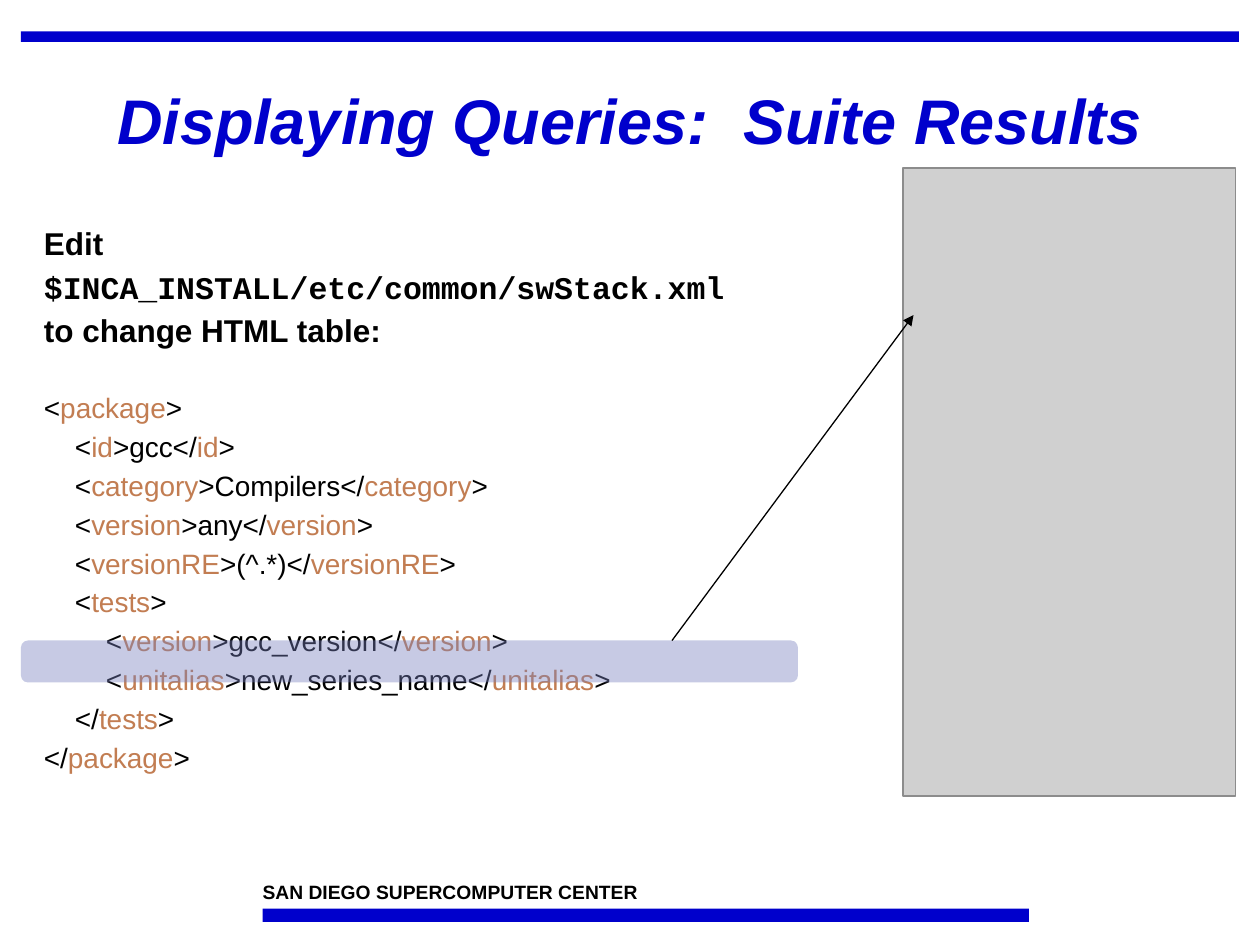
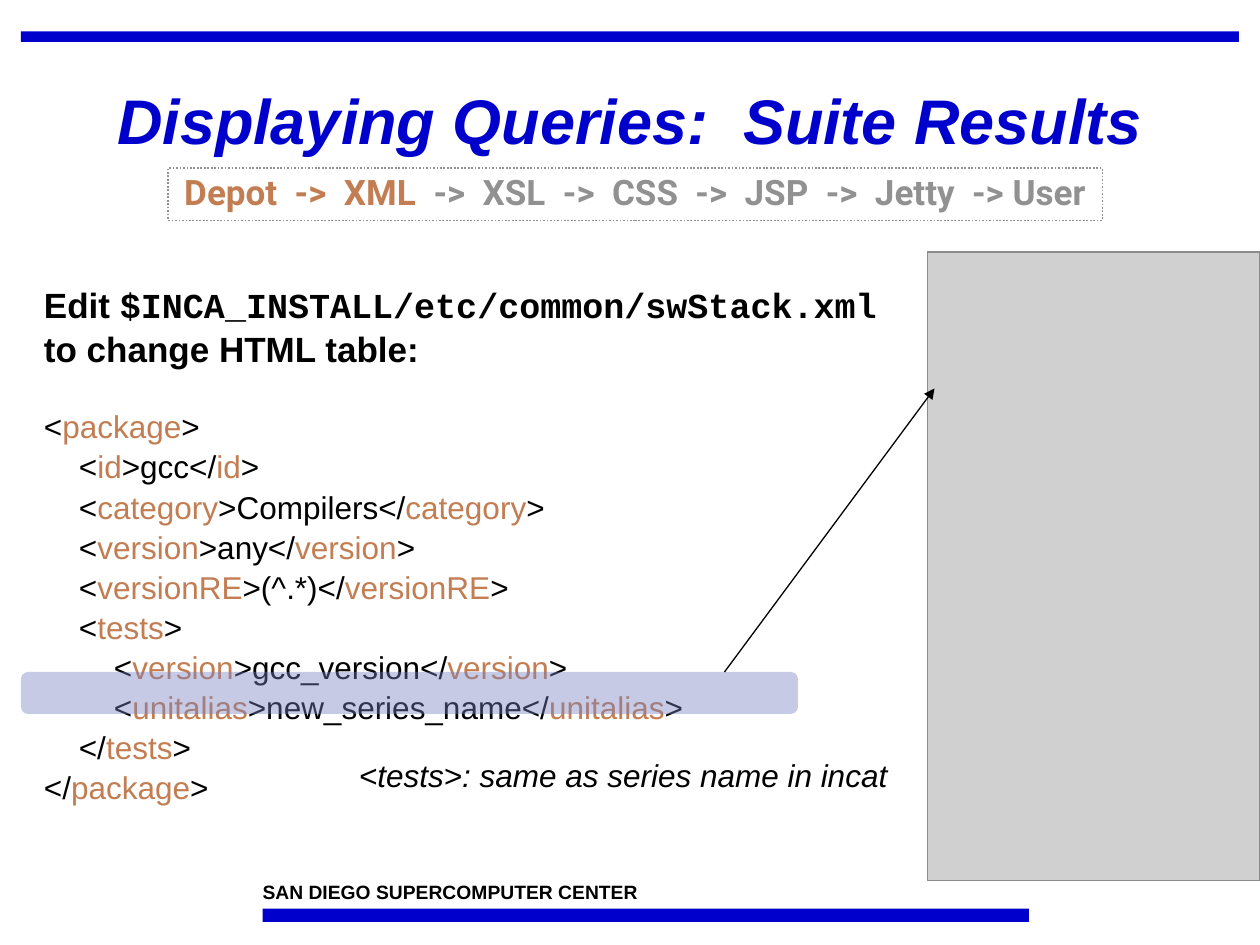
Before and after one commit to IncaProject/inca-xsede, a slide deck: slide 8 of talks/feb-06-workshop/dataConsumers.ppt (slide 11 before the commit). Drawn at 1260x945 pixels with LibreOffice and Linux fonts; fonts in the diff are those of the drawing; grey boxes stand for pictures; background and template pictures are left out. Boxes give left, top, right and bottom in pixels: in the first picture for what was removed or moved away, otherwise in the second. Text is boxed around its words. In the diff, an @@ line names an element or a change of style, - is before the commit and + after.

Commit message:
rearrange based on feedback

```diff
--- a/talks/feb-06-workshop/dataConsumers.ppt
+++ b/talks/feb-06-workshop/dataConsumers.ppt
@@ rectangle added at bbox=[168, 168, 1102, 220], outline #919191 0.99 pt dashed, 20 pt, text #919191, bold @@
+Depot -> XML -> XSL -> CSS -> JSP -> Jetty -> User
@@ picture: place and size @@
-picture at bbox=[903, 168, 1236, 796]
+picture at bbox=[927, 252, 1260, 881]
@@ text "Edit $INCA_INSTALL/etc/common/swStack.xml": place and size @@
-text "Edit $INCA_INSTALL/etc/common/swStack.xml" at bbox=[44, 232, 724, 773]
+text "Edit $INCA_INSTALL/etc/common/swStack.xml" at bbox=[44, 292, 877, 805]
@@ text at bbox=[44, 292, 877, 322]: text changed; size 18 to 20 pt @@
-Edit
-$INCA_INSTALL/etc/common/swStack.xml
+Edit $INCA_INSTALL/etc/common/swStack.xml
@@ text at bbox=[44, 336, 683, 805]: size 18 to 20 pt in "to change HTML table:"; size 16 to 18 pt in "<package>", "<id>gcc</id>", "<category>Compilers</category>", "<version>any</version>" and 6 more places; line spacing 0.95 to 0.85 @@
@@ arrow moved from (672, 640) - (914, 315) to (724, 672) - (935, 388) @@
@@ rounded rectangle: place and size @@
-rounded rectangle at bbox=[21, 640, 799, 682]
+rounded rectangle at bbox=[21, 672, 799, 713]
@@ text added at bbox=[359, 764, 887, 788], 18 pt, text #000000, italic @@
+<tests>: same as series name in incat
```
Also in this commit, not shown: 10 other slides changed, 2 slides added.
